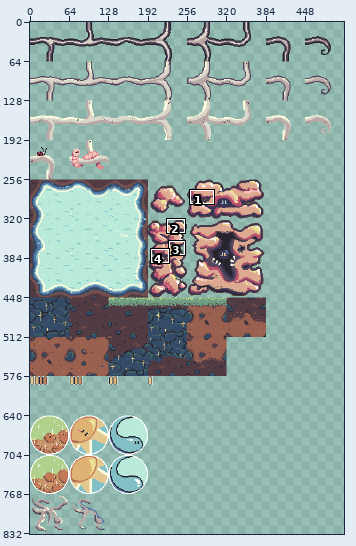
Two states of a sprite sheet, assets/tiles/roots_tile_sheet_export_no_gap.png. The picture above shows the old version from afar; the outline marks the close-up.
Close-up. Old version:
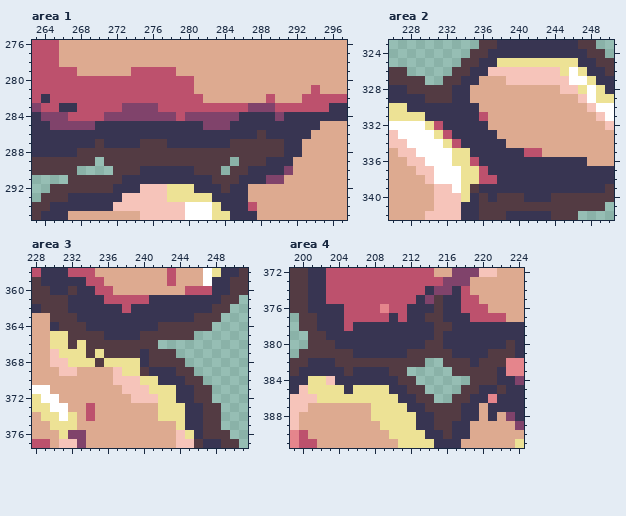
The file is 512x833 pixels. Colours within 5 levels of each other are drawn and written as one. Shown: area 1: x 263..297, y 276..295; area 2: x 226..250, y 323..342; area 3: x 228..251, y 358..377; area 4: x 199..224, y 372..391. The wide view leaves out empty margins. The commit also changed other parts of the picture, which this record leaves out.
After the commit:
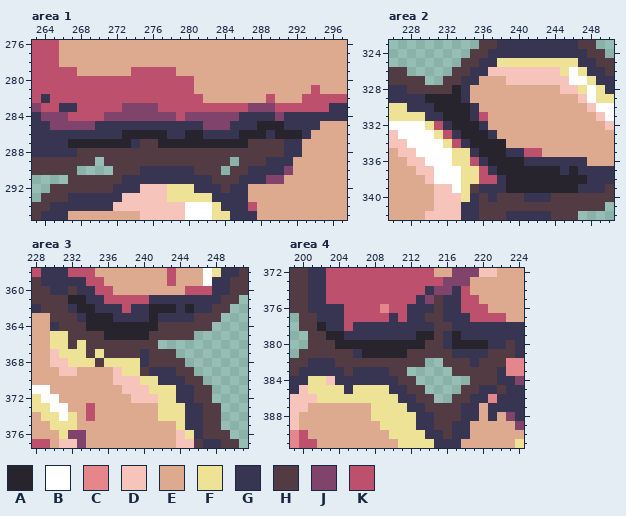
Palette (. is transparent): A #28242e  B #ffffff  C #e5858c  D #f6c4ba  E #ddaa90  F #ede295  G #383552  H #533b43  J #80436b  K #bd516d
Edits made:
Changed rows in their new state; - is an unchanged pixel.
Area 1:
first column x 267:
285 ---------------------AAA--
286 ------AAAAA--AA----AAA-AAA
287 AAAAAAA---AAAAAAAAAA------
Area 2:
first column x 230:
328 ---A--------------
329 AAAA--------------
330 -AAAA-------------
331 --AAA-------------
332 ---AAA------------
333 ----AAA-----------
334 -----AAAA---------
335 ------AAA---------
336 -------AAAA-------
337 --------AAAAAAA-A-
338 ---------AAAAAAAAA
339 ---------AAAAAAAA-
Area 3:
first column x 232:
361 AA------------
362 -AA------AAA-A
363 --AAA----A----
364 --AAAAAAAA----
365 ----AAAAA-----
Area 4:
first column x 202:
378 A------------------
379 -AA--------AA--A---
380 --AAAAAAAAAA---AAAA
381 -----AAAAA---------
Changed places in both close-ups, as pixel boxes (x1, y1, x2, y2):
changed: (68, 121, 302, 148)
changed: (425, 85, 587, 193)
changed: (68, 295, 194, 340)
changed: (317, 322, 488, 358)
